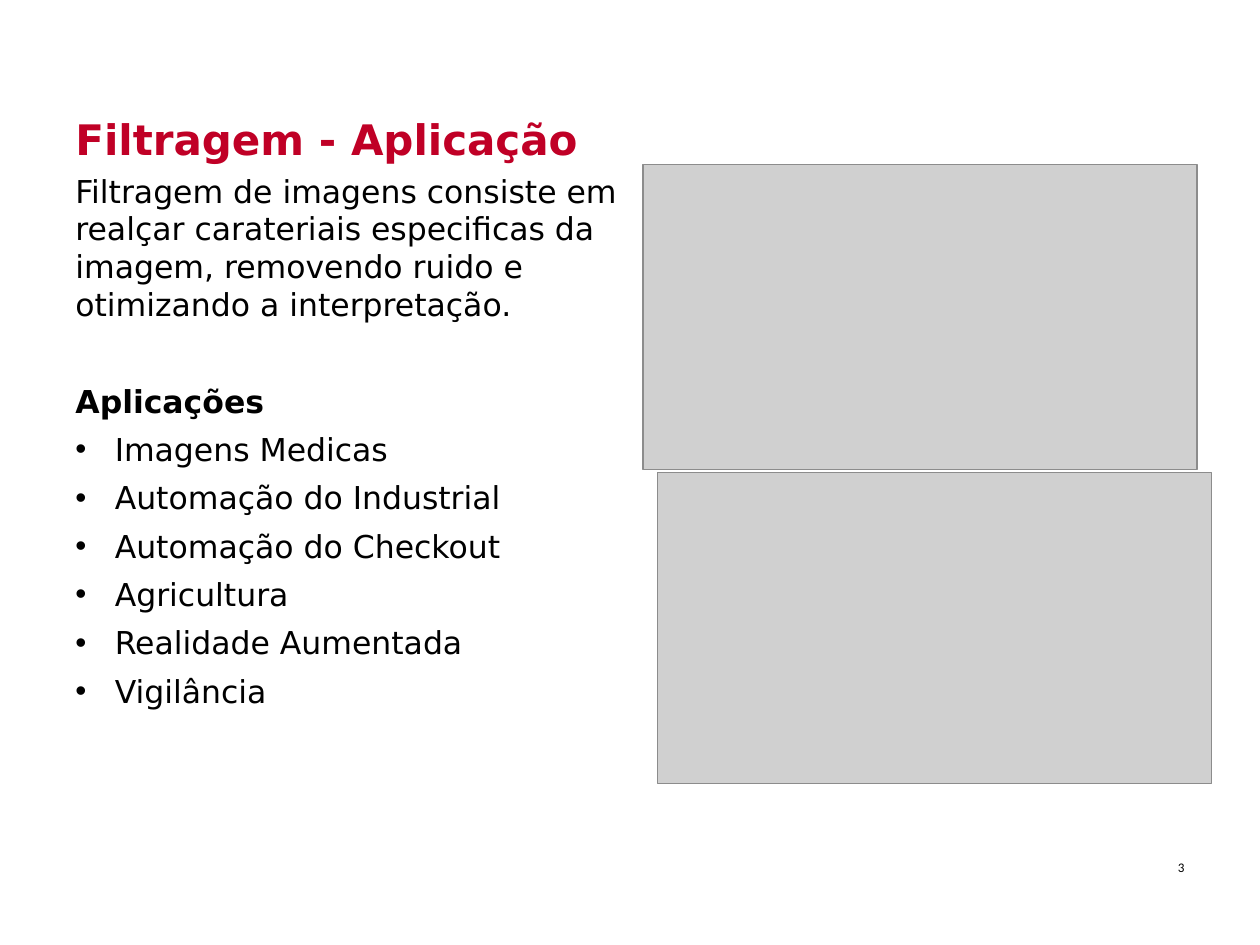
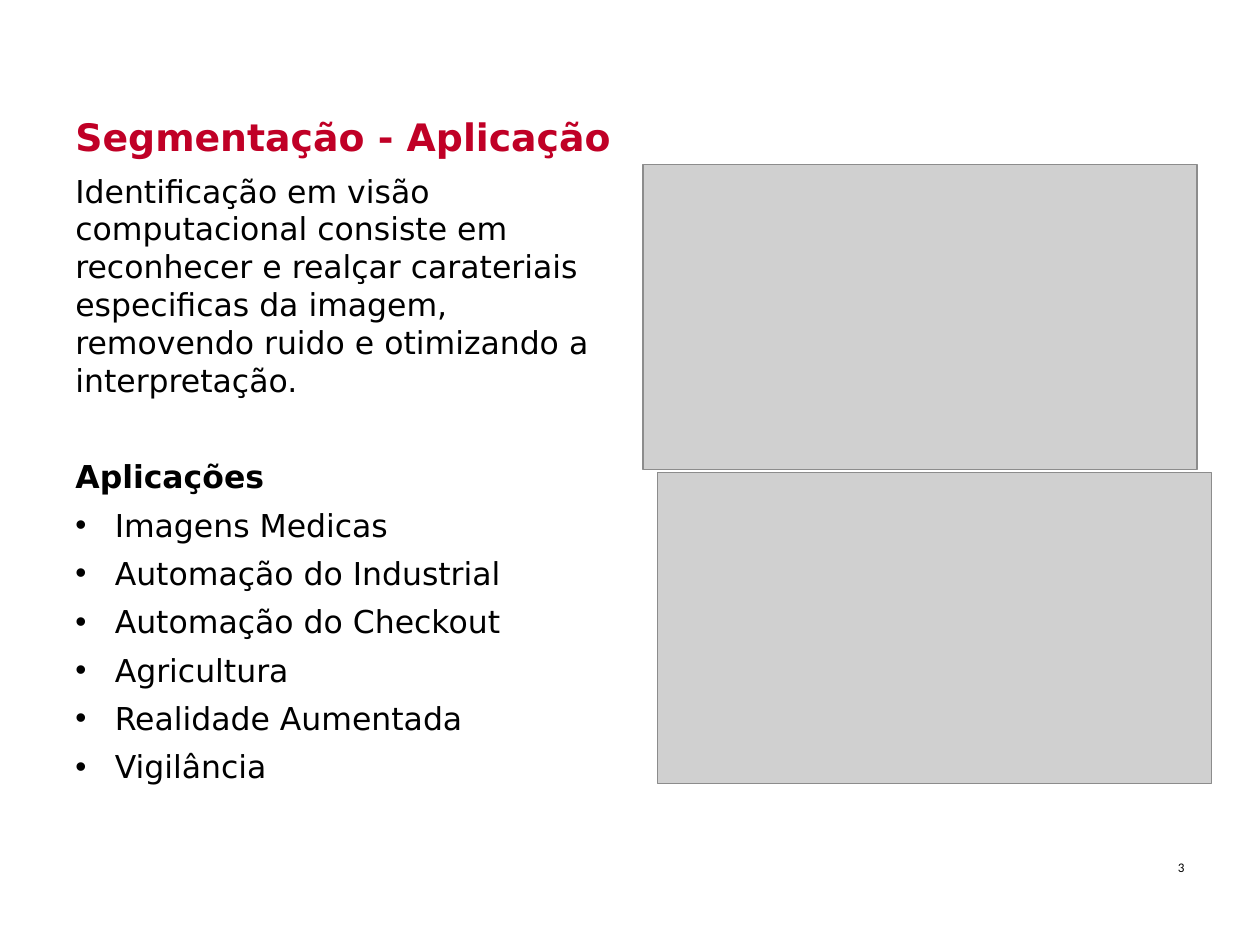
Before and after one commit to Insper/robotica-computacional, a slide deck: slide 3 of docs/modulos/02-modelo-de-camera/slides.pptx. Drawn at 1260x945 pixels with LibreOffice and Linux fonts; fonts in the diff are those of the drawing; grey boxes stand for pictures; background and template pictures are left out. Boxes give left, top, right and bottom in pixels: in the first picture for what was removed or moved away, otherwise in the second. Text is boxed around its words. In the diff, an @@ line names an element or a change of style, - is before the commit and + after.

Commit message:
slides

```diff
--- a/docs/modulos/02-modelo-de-camera/slides.pptx
+++ b/docs/modulos/02-modelo-de-camera/slides.pptx
@@ title at (x1=75, y1=121, x2=611, y2=159): text changed; size 24 to 21.6 pt @@
-Filtragem - Aplicação
+Segmentação - Aplicação
@@ text at (x1=75, y1=178, x2=588, y2=399): text changed @@
-Filtragem de imagens consiste em realçar carateriais especificas da imagem, removendo ruido e otimizando a interpretação.
+Identificação em visão computacional consiste em reconhecer e realçar carateriais especificas da imagem, removendo ruido e otimizando a interpretação.
```
Also in this commit, not shown: 3 other slides changed, 1 other file.
